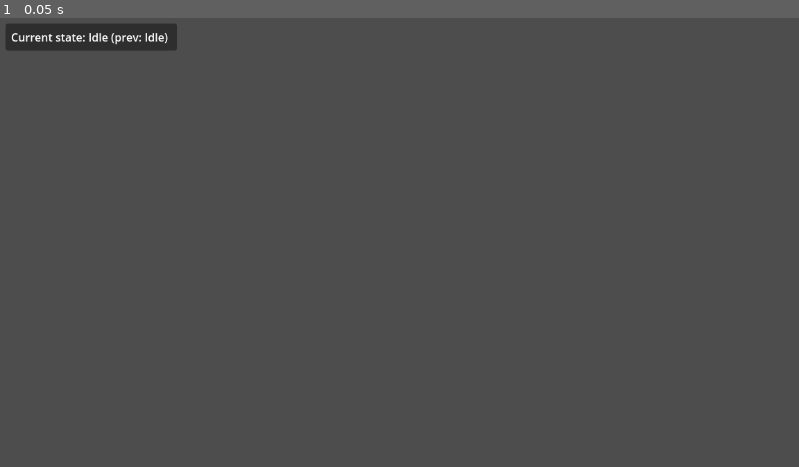
Above: before the commit, frame 1.
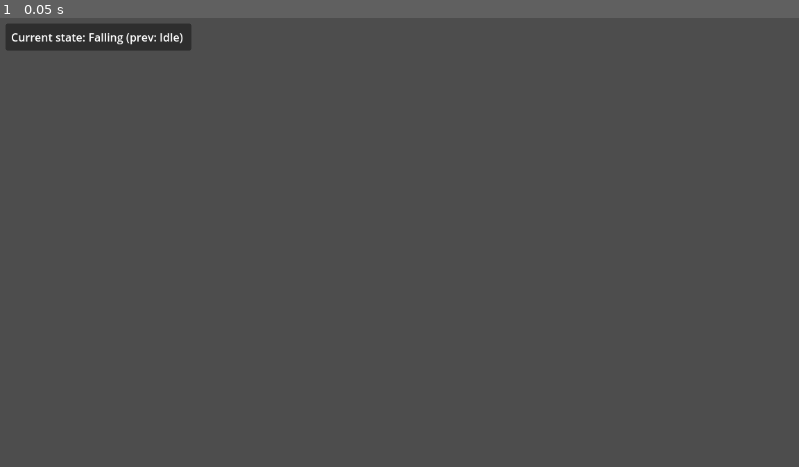
Above: after the commit, the same moment.

Repository: C12-H22-O11/sandbox_study
Game: Godot game, scene res://scenes/player/player.tscn
Same seed, same stepped clock (60 frames per second), same inputs: the game is played once before the commit and once after it. This scene is started directly instead of the project's main scene.
Inputs:
- Up to frame 1 (0.05 s): no input

The runs differ from the first frame. In frame 1, 0.3% of the frame differs, in the area x 11-24%, y 1-8%.
Error before the commit: Parse Error: Invalid argument for "apply_movement()" function: argument 1 should be "Vector3" but is "float". (res://scenes/player/player_state/player_states/j…

Commit message:
fix: Forgot to put the direction vector in function

Diff:
--- a/scenes/player/player.tscn
+++ b/scenes/player/player.tscn
@@ -134,9 +134,6 @@
 
 [node name="Jumping" type="Node" parent="StateMachine"]
 script = ExtResource("6_0aska")
-speed = null
-acceleration = null
-deceleration = null
 
 [node name="Falling" type="Node" parent="StateMachine"]
 script = ExtResource("7_p4ih0")
--- a/scenes/player/player_state/player_states/falling.gd
+++ b/scenes/player/player_state/player_states/falling.gd
@@ -13,7 +13,7 @@
 
 func physics_update(delta: float) -> void:
 	player.apply_gravity(Vector3.DOWN * 9.81, delta)
-	player.apply_movement(speed, acceleration, 	deceleration, delta, true)
+	player.apply_movement(player.input.get_planar_input(Vector3.UP), speed, acceleration, 	deceleration, delta, true)
 
 	if player.is_on_floor():
 			state_machine.transition("Landing")
--- a/scenes/player/player_state/player_states/jumping.gd
+++ b/scenes/player/player_state/player_states/jumping.gd
@@ -9,7 +9,7 @@
 	player.jump(5.0)
 
 func physics_update(delta: float) -> void:
-	player.apply_movement(speed, acceleration, 	deceleration, delta, true)
+	player.apply_movement(player.input.get_planar_input(Vector3.UP), speed, acceleration, 	deceleration, delta, true)
 	player.apply_gravity(Vector3.DOWN * 9.81, delta)
 
 	if player.velocity.y <= 0:
--- a/scenes/player/player_state/player_states/running.gd
+++ b/scenes/player/player_state/player_states/running.gd
@@ -6,7 +6,7 @@
 
 
 func physics_update(delta: float) -> void:
-	player.apply_movement(speed, acceleration, 	deceleration, delta)
+	player.apply_movement(player.input.get_planar_input(Vector3.UP), speed, acceleration, 	deceleration, delta)
 
 	if player.is_on_floor():
 		if player.input.is_action_pressed("jump"):
--- a/scenes/player/player_state/player_states/sprinting.gd
+++ b/scenes/player/player_state/player_states/sprinting.gd
@@ -6,7 +6,7 @@
 
 
 func physics_update(delta: float) -> void:
-	player.apply_movement(speed, acceleration, 	deceleration, delta)
+	player.apply_movement(player.input.get_planar_input(Vector3.UP), speed, acceleration, 	deceleration, delta)
 
 	if player.is_on_floor():
 		if player.input.is_action_pressed("jump"):
--- a/scenes/player/player_state/player_states/walking.gd
+++ b/scenes/player/player_state/player_states/walking.gd
@@ -6,7 +6,7 @@
 
 
 func physics_update(delta: float) -> void:
-	player.apply_movement(speed, acceleration, 	deceleration, delta)
+	player.apply_movement(player.input.get_planar_input(Vector3.UP), speed, acceleration, 	deceleration, delta)
 
 	if player.is_on_floor():
 		if player.input.is_action_pressed("jump"):
